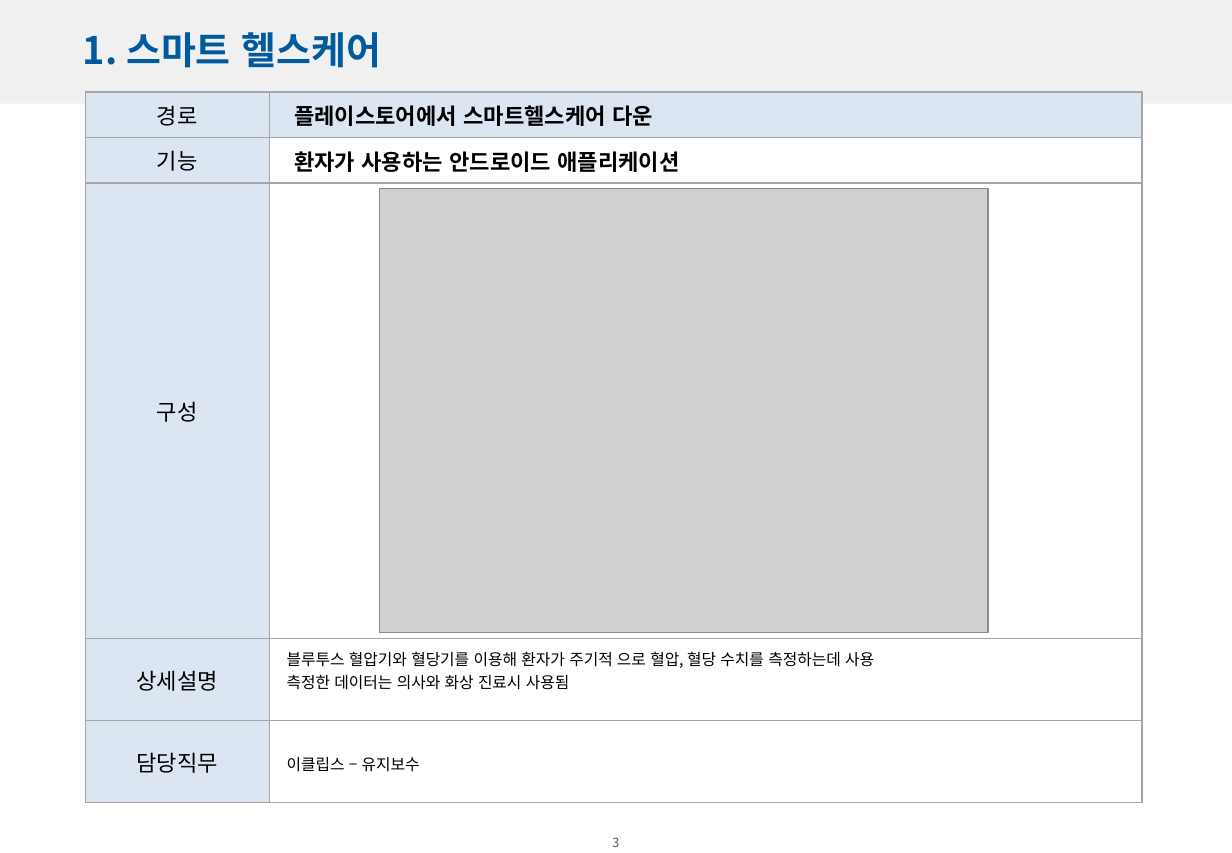
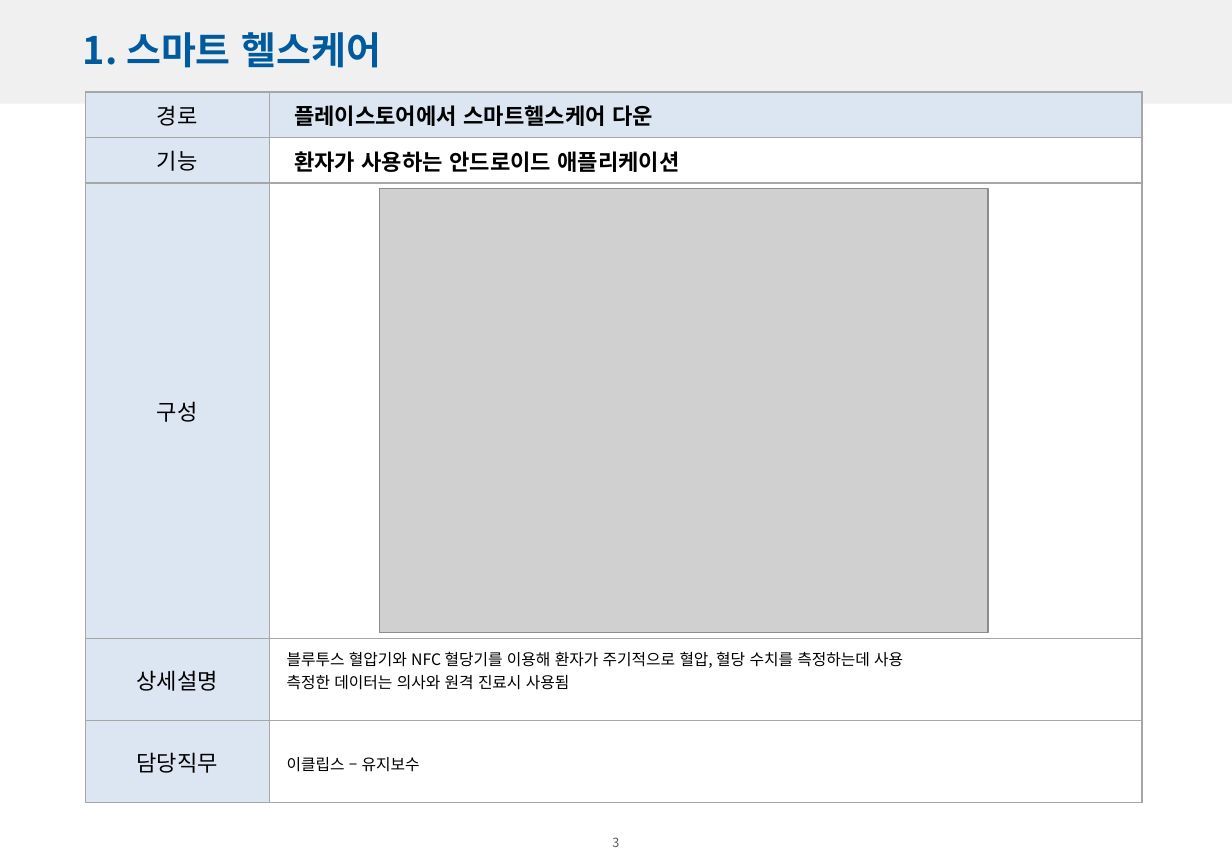
Before and after one commit to soominLee0220/soominLeeRepository, a slide deck: slide 4 of soominLeePortfolio.pptx. Drawn at 1232x853 pixels with LibreOffice and Linux fonts; fonts in the diff are those of the drawing; grey boxes stand for pictures; background and template pictures are left out. Boxes give left, top, right and bottom in pixels: in the first picture for what was removed or moved away, otherwise in the second. Text is boxed around its words. In the diff, an @@ line names an element or a change of style, - is before the commit and + after.

```diff
--- a/soominLeePortfolio.pptx
+++ b/soominLeePortfolio.pptx
@@ text at box(287, 651, 903, 690): text changed @@
-블루투스 혈압기와 혈당기를 이용해 환자가 주기적 으로 혈압, 혈당 수치를 측정하는데 사용
-측정한 데이터는 의사와 화상 진료시 사용됨
+블루투스 혈압기와 NFC 혈당기를 이용해 환자가 주기적으로 혈압, 혈당 수치를 측정하는데 사용
+측정한 데이터는 의사와 원격 진료시 사용됨
```
Also in this commit, not shown: 5 other slides changed.
